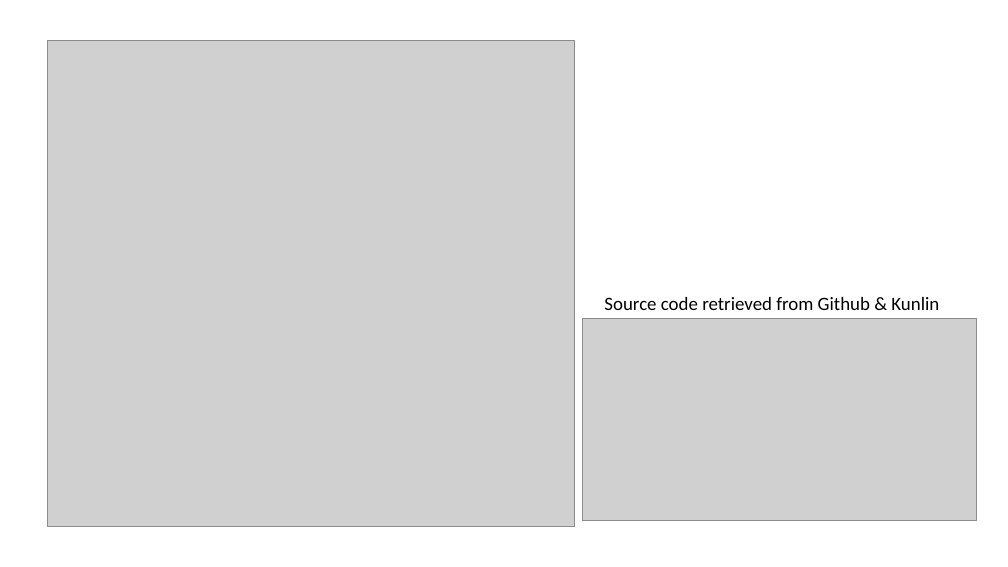
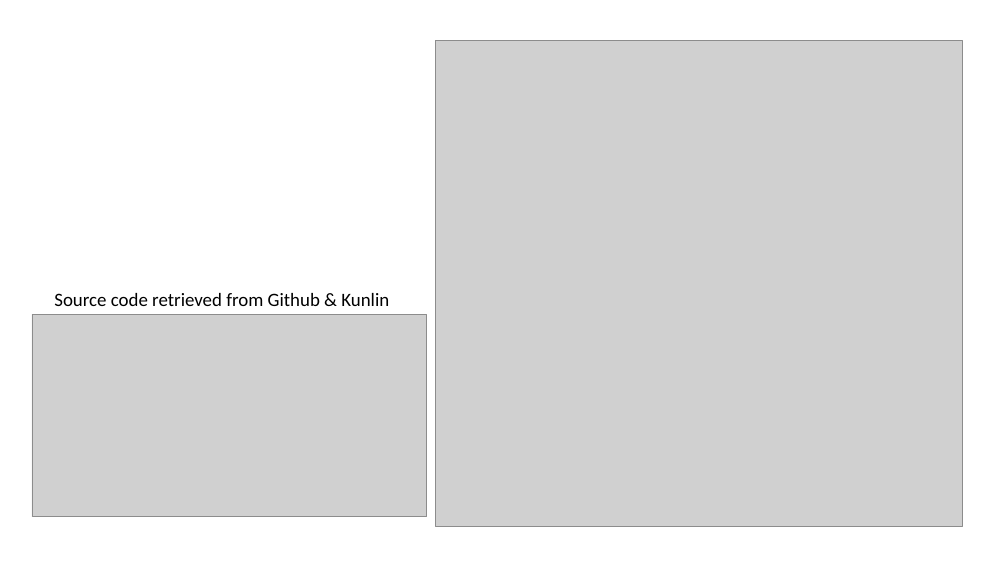
Before and after one commit to JingxuanChen7/canine_tumor_wes, a slide deck: slide 3 of doc/LabMeeting120123.pptx. Drawn at 1008x567 pixels with LibreOffice and Linux fonts; fonts in the diff are those of the drawing; grey boxes stand for pictures. Boxes give left, top, right and bottom in pixels: in the first picture for what was removed or moved away, otherwise in the second. Text is boxed around its words. In the diff, an @@ line names an element or a change of style, - is before the commit and + after.

```diff
--- a/doc/LabMeeting120123.pptx
+++ b/doc/LabMeeting120123.pptx
@@ picture removed at bbox=[48, 41, 575, 526] @@
@@ picture added at bbox=[436, 41, 963, 526] @@
@@ text "Source code retrieved from Github ...": place and size @@
-text "Source code retrieved from Github ..." at bbox=[604, 297, 939, 310]
+text "Source code retrieved from Github ..." at bbox=[54, 293, 389, 306]
@@ picture: place and size @@
-picture at bbox=[582, 318, 977, 521]
+picture at bbox=[32, 314, 426, 516]
```
Also in this commit, not shown: 5 other slides changed, 2 slides added, 5 other files.
